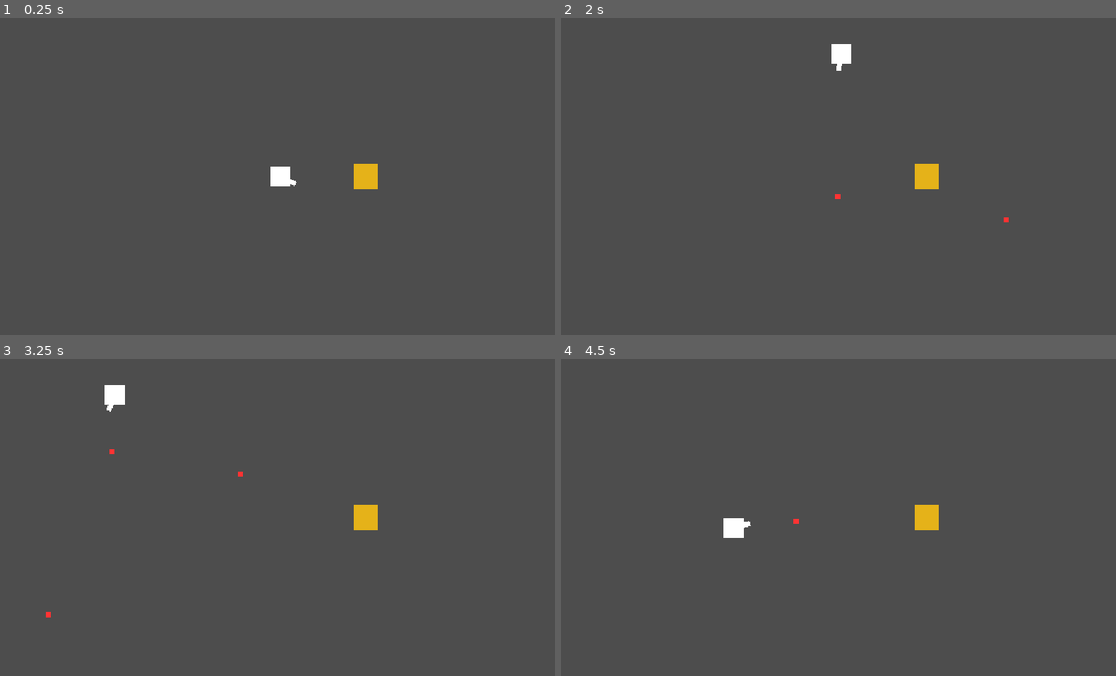
Above: before the commit, frames 1-4 (two rows, left to right).
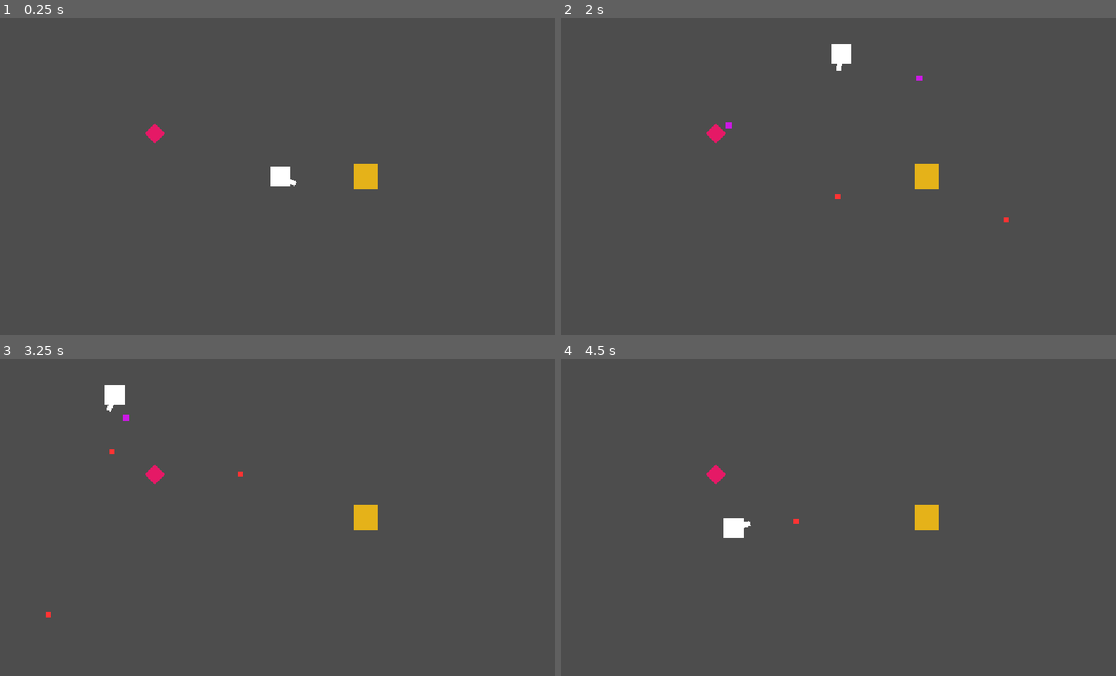
Above: after the commit, the same moments.

Repository: zwordup-sudo/BotArena
Game: Godot game, scene res://scenes/main.tscn
The game is run twice, just before and just after one commit, with the same random seed, the same clock (stepped at 60 frames per second) and the same inputs. The project has no main scene, so this scene is started directly.
Inputs (mouse positions are in pixels of both pictures, inside the frame that each line leads up to):
- Up to frame 1 (0.25 s): no input
- Up to frame 2 (2 s): tap Enter at 0.5 s; move the mouse to (810, 239) at 0.52 s; press the mouse at (810, 239) at 0.53 s; hold W (move_up) 0.53-1.25 s; release the mouse at (810, 239) at 1.25 s; drag from (1010, 224) to (799, 287) at 1.27 s
- Up to frame 3 (3.25 s): move the mouse to (111, 469) at 2.02 s; press the mouse at (111, 469) at 2.03 s; hold A (move_left) 2.03-2.75 s; tap Space (dash) at 2.1 s; release the mouse at (111, 469) at 2.75 s; drag from (310, 517) to (72, 511) at 2.77 s
- Up to frame 4 (4.5 s): tap Space (dash) at 3.5 s; move the mouse to (755, 438) at 3.52 s; press the mouse at (755, 438) at 3.53 s; hold S (move_down) 3.53-4.25 s; release the mouse at (755, 438) at 4.25 s; drag from (966, 501) to (755, 438) at 4.27 s

The runs differ from the first frame. In frame 1, 0.1% of the frame differs, in the area x 26-30%, y 33-40%; in frame 2, 0.2%, in the area x 26-66%, y 18-40%; in frame 3, 0.1%; in frame 4, 0.1%.

Commit message:
feat: add enemy shooter and player health

Diff:
--- /dev/null
+++ b/scenes/enemy_projectile.tscn
@@ -0,0 +1,17 @@
+[gd_scene format=3 uid="uid://drls1nrts6ujj"]
+
+[ext_resource type="Script" uid="uid://bv4xykhyo27us" path="res://scripts/enemy_projectile.gd" id="1_lofwd"]
+
+[sub_resource type="RectangleShape2D" id="RectangleShape2D_e8ik0"]
+size = Vector2(12, 12)
+
+[node name="EnemyProjectile" type="Area2D" unique_id=1821484624]
+collision_layer = 8
+script = ExtResource("1_lofwd")
+
+[node name="CollisionShape2D" type="CollisionShape2D" parent="." unique_id=2007920284]
+shape = SubResource("RectangleShape2D_e8ik0")
+
+[node name="Polygon2D" type="Polygon2D" parent="." unique_id=118580198]
+color = Color(0.8, 0.1, 0.9, 1)
+polygon = PackedVector2Array(-6, -6, 6, -6, 6, 6, -6, 6)
--- /dev/null
+++ b/scenes/enemy_shooter.tscn
@@ -0,0 +1,18 @@
+[gd_scene format=3 uid="uid://1w3qu7nyimvi"]
+
+[ext_resource type="Script" uid="uid://8wv1fgttrewe" path="res://scripts/enemy_shooter.gd" id="1_afvl6"]
+
+[sub_resource type="RectangleShape2D" id="RectangleShape2D_amqcw"]
+size = Vector2(40, 40)
+
+[node name="EnemyShooter" type="Area2D" unique_id=548097193]
+collision_layer = 4
+collision_mask = 0
+script = ExtResource("1_afvl6")
+
+[node name="CollisionShape2D" type="CollisionShape2D" parent="." unique_id=1608352117]
+shape = SubResource("RectangleShape2D_amqcw")
+
+[node name="Polygon2D" type="Polygon2D" parent="." unique_id=747953289]
+color = Color(0.9, 0.1, 0.4, 1)
+polygon = PackedVector2Array(0, -20, 20, 0, 0, 20, -20, 0)
--- a/scenes/main.tscn
+++ b/scenes/main.tscn
@@ -2,6 +2,7 @@
 
 [ext_resource type="Script" uid="uid://dwylexqiev0sm" path="res://scripts/player.gd" id="1_o5qli"]
 [ext_resource type="PackedScene" uid="uid://jagutrk66ap5" path="res://scenes/target_dummy.tscn" id="2_0wfyh"]
+[ext_resource type="PackedScene" uid="uid://1w3qu7nyimvi" path="res://scenes/enemy_shooter.tscn" id="3_sugp2"]
 
 [sub_resource type="RectangleShape2D" id="RectangleShape2D_sgp6g"]
 size = Vector2(40, 40)
@@ -29,3 +30,6 @@
 
 [node name="TargetDummy" parent="Arena" unique_id=1736133533 instance=ExtResource("2_0wfyh")]
 position = Vector2(750, 324)
+
+[node name="EnemyShooter" parent="Arena" unique_id=548097193 instance=ExtResource("3_sugp2")]
+position = Vector2(320, 236)
--- /dev/null
+++ b/scripts/enemy_projectile.gd
@@ -0,0 +1,23 @@
+extends Area2D
+
+@export var speed: float = 400.0
+@export var damage: float = 20.0
+@export var lifetime: float = 4.0
+
+var direction: Vector2 = Vector2.RIGHT
+
+func _ready() -> void:
+	direction = direction.normalized()
+	body_entered.connect(_on_body_entered)
+
+	# Automatically delete itself after lifetime
+	await get_tree().create_timer(lifetime).timeout
+	queue_free()
+
+func _physics_process(delta: float) -> void:
+	position += direction * speed * delta
+
+func _on_body_entered(body: Node2D) -> void:
+	if body.has_method("take_damage"):
+		body.take_damage(damage)
+	queue_free()
--- /dev/null
+++ b/scripts/enemy_shooter.gd
@@ -0,0 +1,30 @@
+extends Area2D
+
+@export var fire_rate: float = 1.0
+
+# Preload hostile projectile
+const HOSTILE_PROJECTILE = preload("res://scenes/enemy_projectile.tscn")
+
+var fire_timer: float = 0.0
+
+func _process(delta: float) -> void:
+	fire_timer += delta
+	if fire_timer >= 1.0 / fire_rate:
+		fire_timer = 0.0
+		shoot()
+
+func shoot() -> void:
+	# Find player
+	var player = get_parent().get_node_or_null("Player")
+	if player:
+		var dir = (player.global_position - global_position).normalized()
+		var proj = HOSTILE_PROJECTILE.instantiate()
+
+		# Set position and direction
+		proj.global_position = global_position + dir * 30.0
+		proj.direction = dir
+
+		# Add to Projectiles container under Arena
+		var projectiles_node = get_parent().get_node_or_null("Projectiles")
+		if projectiles_node:
+			projectiles_node.add_child(proj)
--- a/scripts/player.gd
+++ b/scripts/player.gd
@@ -1,4 +1,7 @@
 extends CharacterBody2D
+
+@export var max_health: float = 100.0
+@onready var current_health: float = max_health
 
 @export var speed: float = 350.0
 @export var fire_rate: float = 4.0
@@ -82,3 +85,13 @@
 	var projectiles_node = get_parent().get_node_or_null("Projectiles")
 	if projectiles_node:
 		projectiles_node.add_child(proj)
+
+func take_damage(amount: float) -> void:
+	current_health = clamp(current_health - amount, 0.0, max_health)
+	print("Player remaining health: ", current_health)
+	if current_health <= 0.0:
+		die()
+
+func die() -> void:
+	print("Player defeated")
+	get_tree().reload_current_scene()
Not shown, added: scripts/enemy_projectile.gd.uid
Not shown, added: scripts/enemy_shooter.gd.uid
